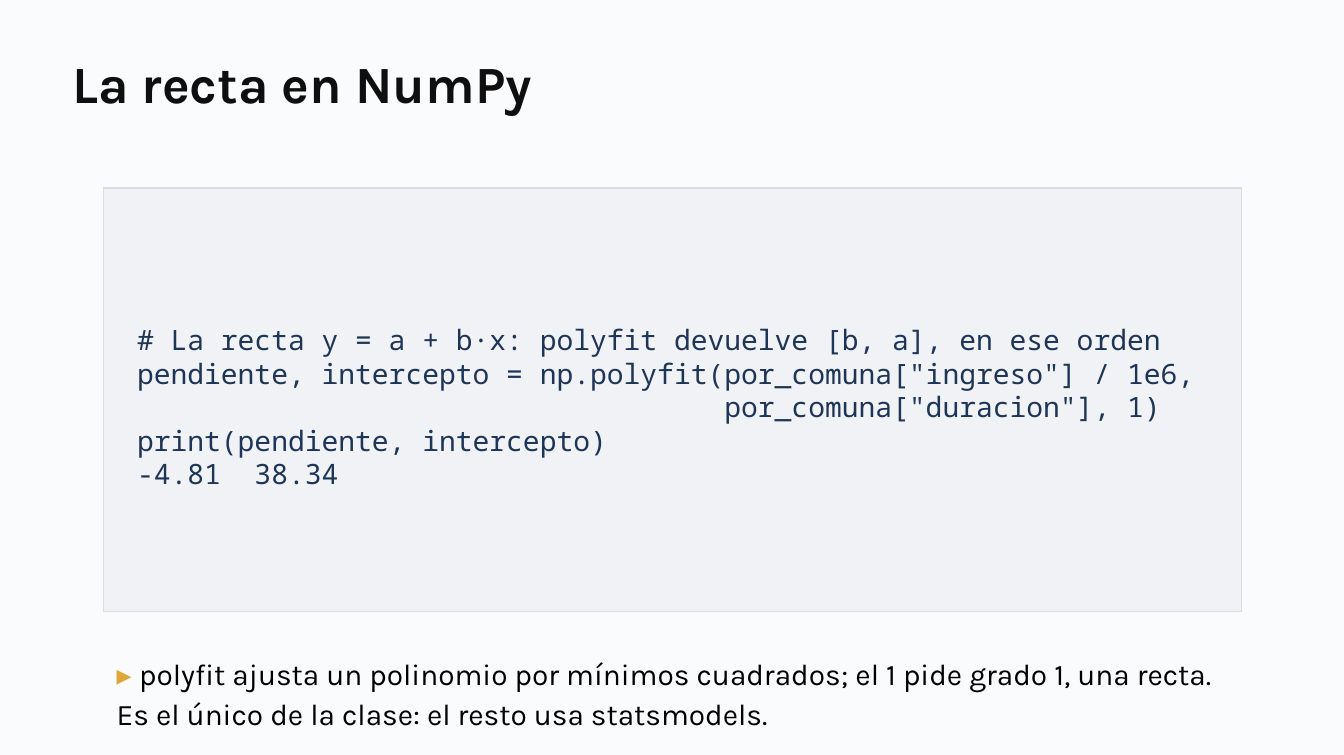
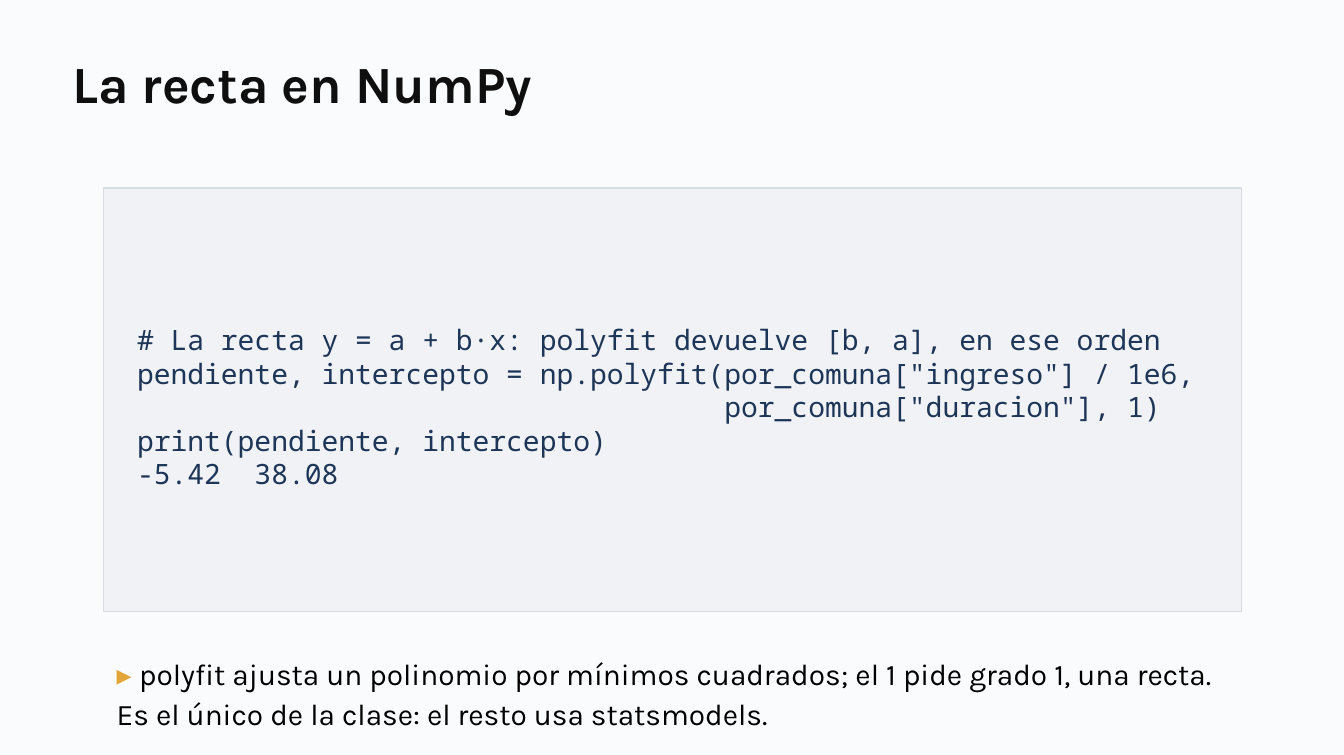
Before and after one commit to daniopitz/cienciadatos, a slide deck: slide 20 of presentaciones/clase04_regresion.pptx. Drawn at 1344x755 pixels with LibreOffice and Linux fonts; fonts in the diff are those of the drawing. Boxes give left, top, right and bottom in pixels: in the first picture for what was removed or moved away, otherwise in the second. Text is boxed around its words. In the diff, an @@ line names an element or a change of style, - is before the commit and + after.

```diff
--- a/presentaciones/clase04_regresion.pptx
+++ b/presentaciones/clase04_regresion.pptx
@@ text in rectangle at box(137, 463, 338, 485): text changed @@
--4.81 38.34
+-5.42 38.08
```
Also in this commit, not shown: 11 other slides changed, 10 other files.
